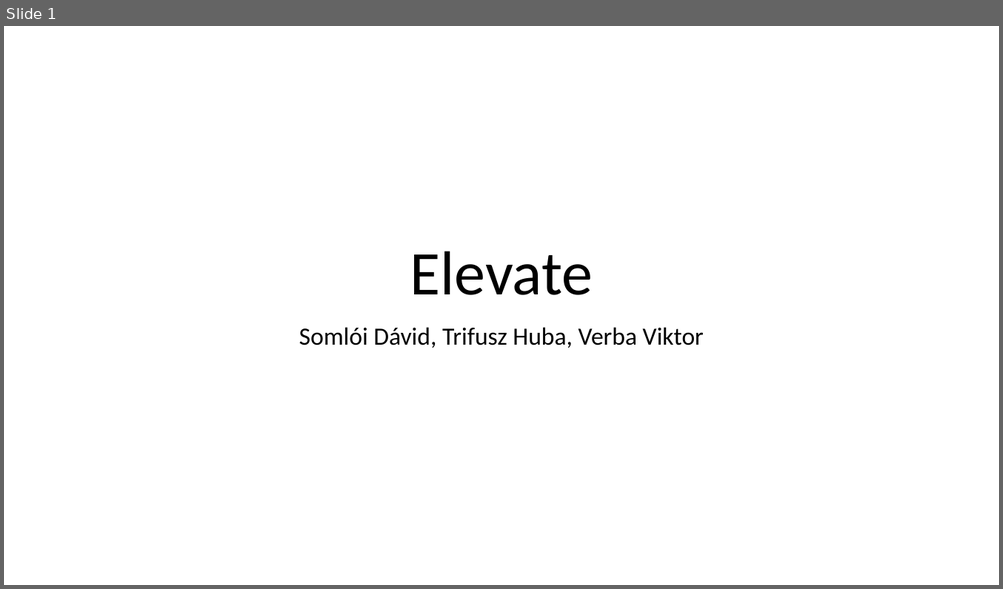
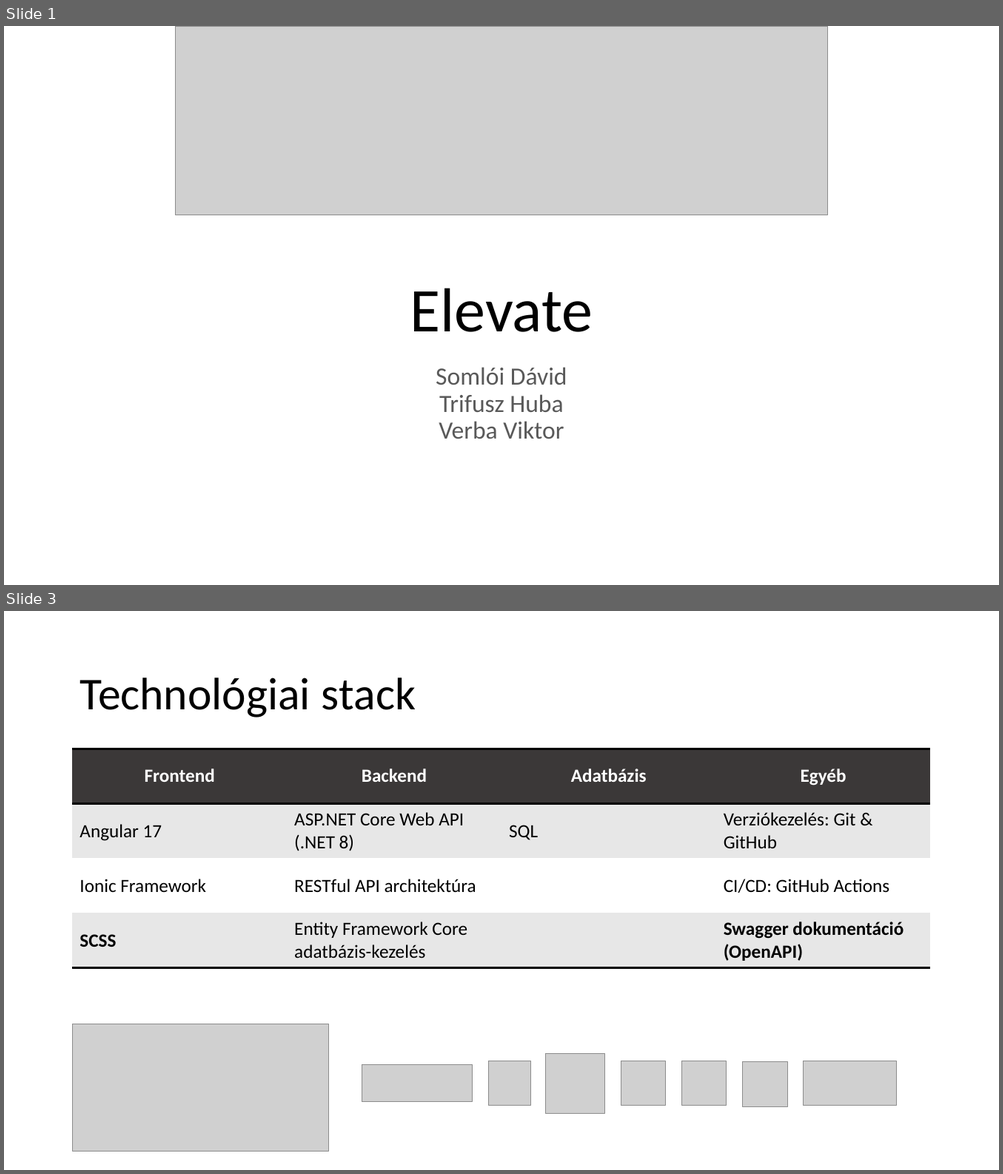
Before and after one commit to hubatrifusz/elevate, a slide deck: zarodolgozat.pptx. Shown one above the other, each under a label of ours: slide 1 before the commit, slides 1 and 3 after it; the slides between them are not shown. The pictures are 1003x589 and 1003x1174 pixels, drawn with LibreOffice and Linux fonts; fonts in the diff are those of the drawing; grey boxes stand for pictures; background and template pictures are left out. Boxes give left, top, right and bottom in pixels: in the first picture for what was removed or moved away, otherwise in the second. Text is boxed around its words. In the diff, an @@ line names an element or a change of style, - is before the commit and + after.

```diff
--- a/zarodolgozat.pptx
+++ b/zarodolgozat.pptx
@@ slide 3 added at (4, 611, 999, 1170), background #FFFFFF @@
@@ title added at (79, 678, 415, 718), 44 pt, text #000000 @@
+Technológiai stack
@@ table added at (73, 749, 932, 968), 4 rows, 4 columns @@
+Frontend | Backend | Adatbázis | Egyéb
+Angular 17 | ASP.NET Core Web API (.NET 8) | SQL | Verziókezelés: Git & GitHub
+Ionic Framework | RESTful API architektúra |  | CI/CD: GitHub Actions
+SCSS | Entity Framework Core adatbázis-kezelés |  | Swagger dokumentáció (OpenAPI)
@@ picture added at (73, 1025, 330, 1152) @@
@@ picture added at (545, 1054, 605, 1114) @@
@@ picture added at (362, 1065, 472, 1102) @@
@@ picture added at (488, 1062, 531, 1106) @@
@@ picture added at (621, 1062, 666, 1106) @@
@@ picture added at (681, 1062, 726, 1106) @@
@@ picture added at (743, 1062, 788, 1107) @@
@@ picture added at (803, 1062, 896, 1106) @@
@@ slide 1 changed as well @@
@@ picture added at (176, 26, 828, 215) @@
@@ title "Elevate": place and size @@
-title "Elevate" at (410, 251, 593, 295)
+title "Elevate" at (410, 288, 593, 332)
@@ subtitle at (435, 367, 567, 439): text changed; text colour #000000 to #595959 @@
-Somlói Dávid, Trifusz Huba, Verba Viktor
+Somlói Dávid
+Trifusz Huba
+Verba Viktor
```
Also in this commit, not shown: 8 other slides added.
